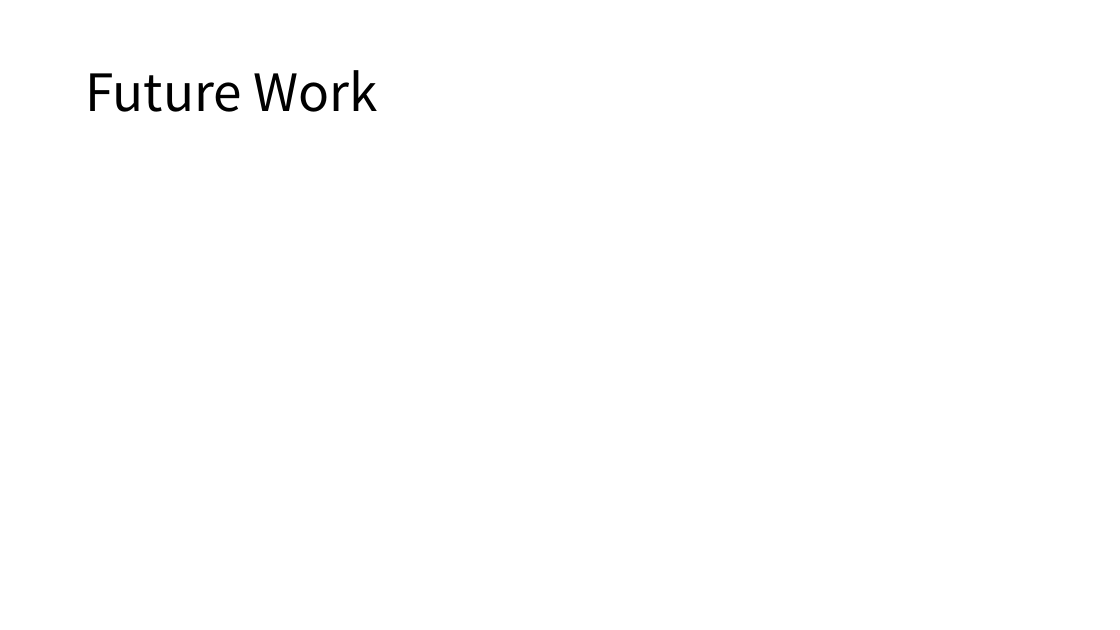
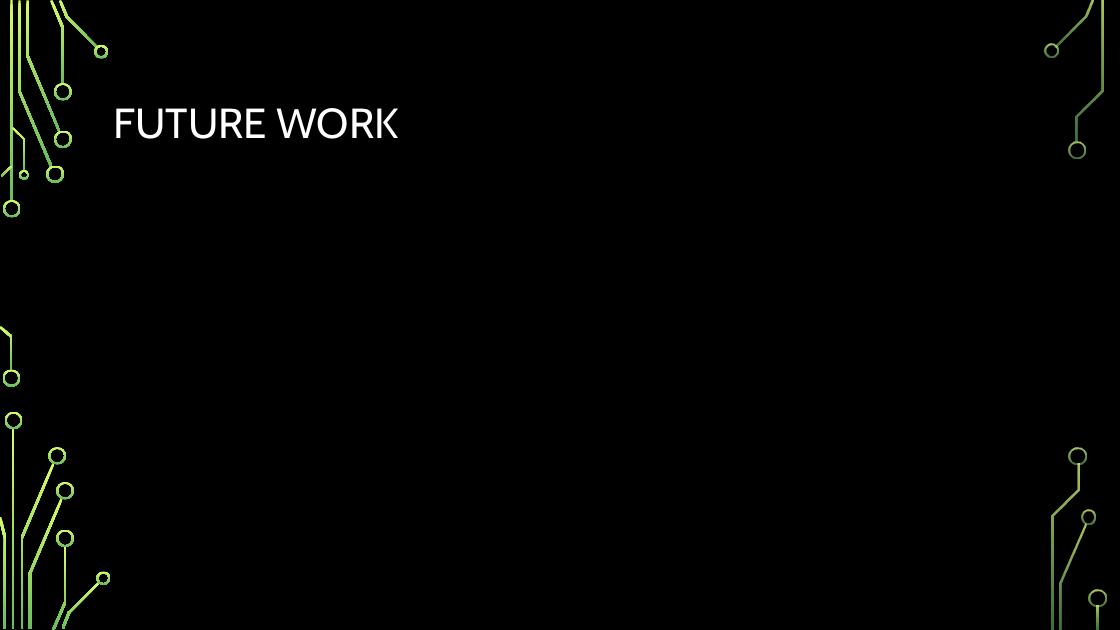
Before and after one commit to prism-river/killy, a slide deck: slide 4 of presentation/pre.pptx. Drawn at 1120x630 pixels with LibreOffice and Linux fonts; fonts in the diff are those of the drawing; background and template pictures are left out. Boxes give left, top, right and bottom in pixels: in the first picture for what was removed or moved away, otherwise in the second. Text is boxed around its words. In the diff, an @@ line names an element or a change of style, - is before the commit and + after.

```diff
--- a/presentation/pre.pptx
+++ b/presentation/pre.pptx
@@ background #FFFFFF to picture (left out) @@
@@ title at (113, 108, 398, 139): text changed; size 44 to 36 pt; font Noto Sans CJK SC to Cabin; text colour #000000 to #FFFFFF @@
-Future Work
+FUTURE WORK
@@ group added at (0, 0, 1107, 630): 33 freeform shapes, 3 rectangles @@
```
Also in this commit, not shown: 5 other slides changed, 1 other file.
